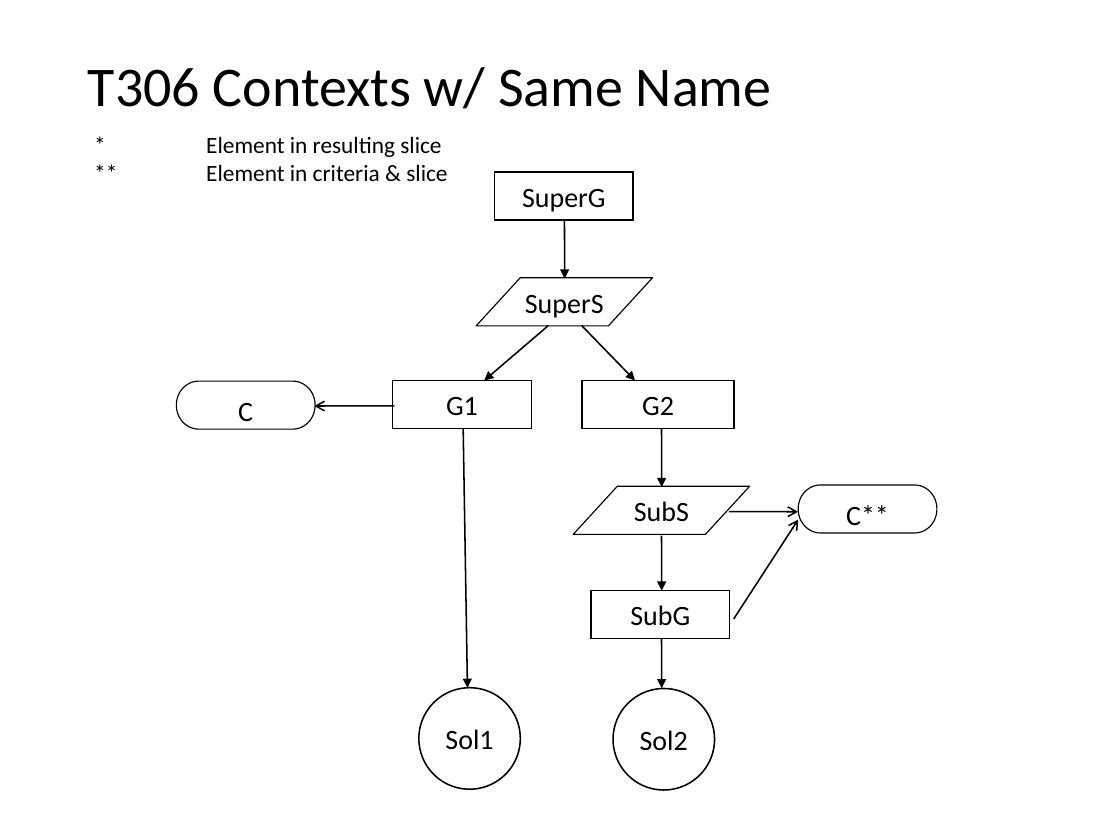
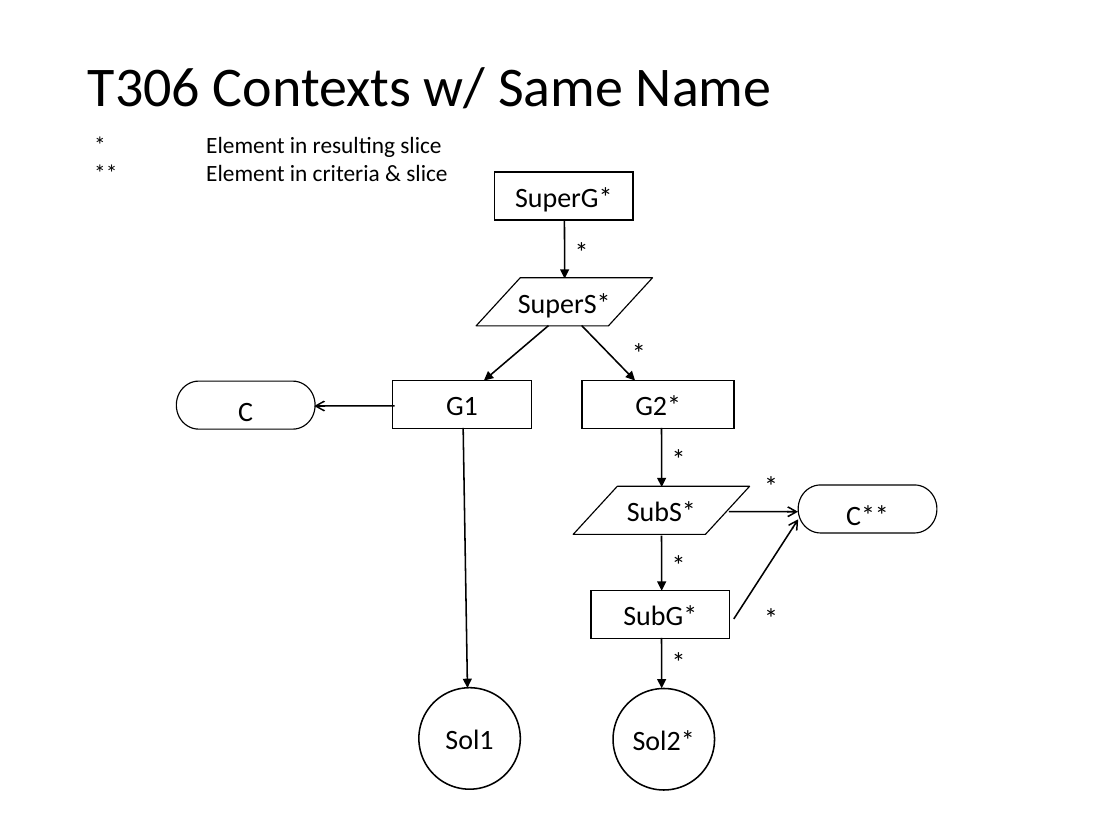
Before and after one commit to nlsfung/MMINT_Examples, a slide deck: slide 17 of GSNSliceRecheckTestSuite/TestSuite.ppt. Drawn at 1120x840 pixels with LibreOffice and Linux fonts; fonts in the diff are those of the drawing. Boxes give left, top, right and bottom in pixels: in the first picture for what was removed or moved away, otherwise in the second. Text is boxed around its words. In the diff, an @@ line names an element or a change of style, - is before the commit and + after.

```diff
--- a/GSNSliceRecheckTestSuite/TestSuite.ppt
+++ b/GSNSliceRecheckTestSuite/TestSuite.ppt
@@ text in rectangle at (515,187,612,212): text changed @@
-SuperG
+SuperG*
@@ text added at (563,228,599,273), 18 pt, text #000000 @@
+*
@@ text in parallelogram at (518,293,611,318): text changed @@
-SuperS
+SuperS*
@@ text added at (620,330,656,375), 18 pt, text #000000 @@
+*
@@ text in rectangle at (635,395,681,416): text changed @@
-G2
+G2*
@@ text added at (661,436,697,480), 18 pt, text #000000 @@
+*
@@ text added at (753,463,788,507), 18 pt, text #000000 @@
+*
@@ text in parallelogram at (627,501,696,522): text changed @@
-SubS
+SubS*
@@ text added at (661,542,697,587), 18 pt, text #000000 @@
+*
@@ text added at (753,595,788,640), 18 pt, text #000000 @@
+*
@@ text in rectangle at (623,605,697,626): text changed @@
-SubG
+SubG*
@@ text added at (661,638,697,683), 18 pt, text #000000 @@
+*
@@ text in ellipse at (633,730,695,751): text changed @@
-Sol2
+Sol2*
```
Also in this commit, not shown: 12 other slides changed.
